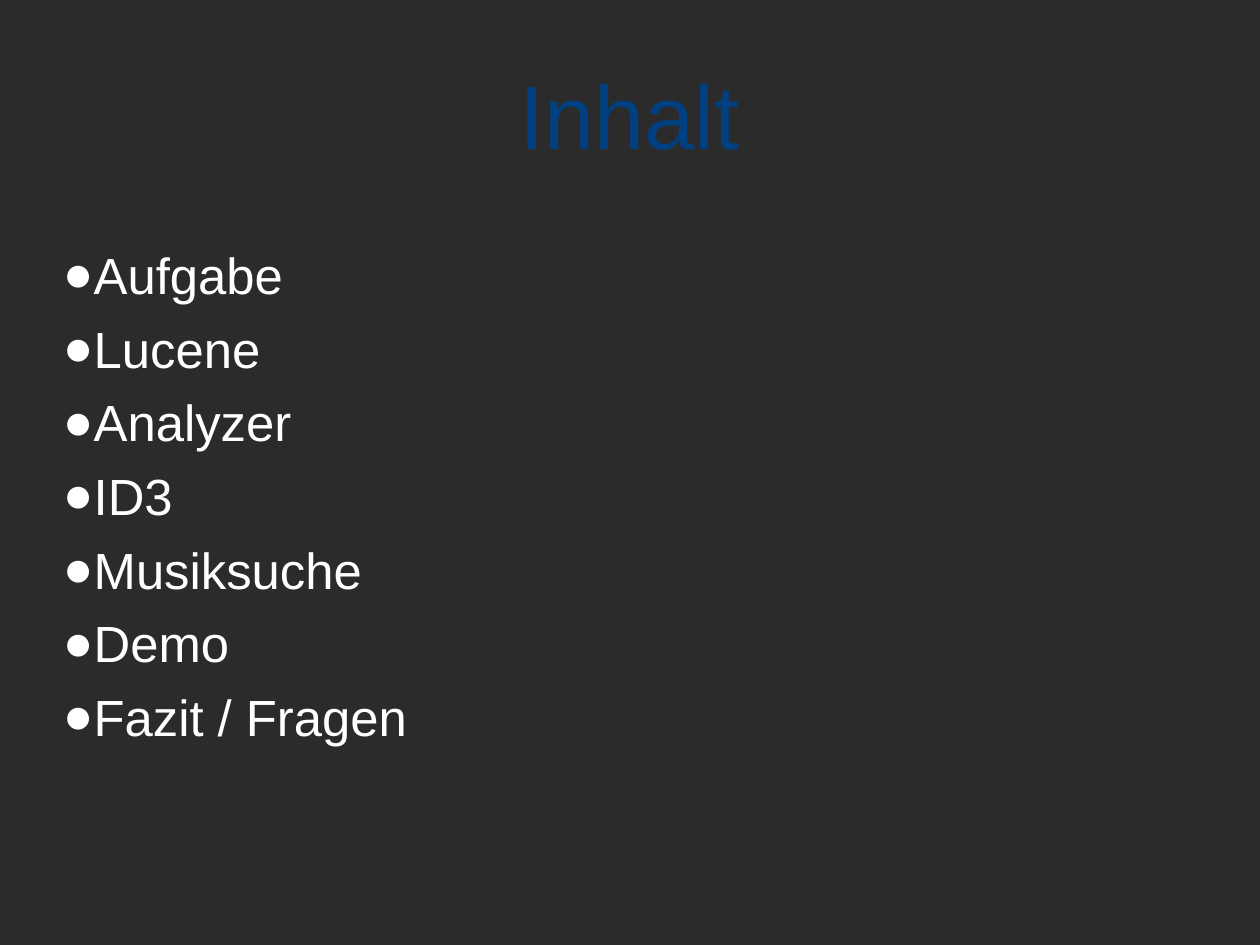
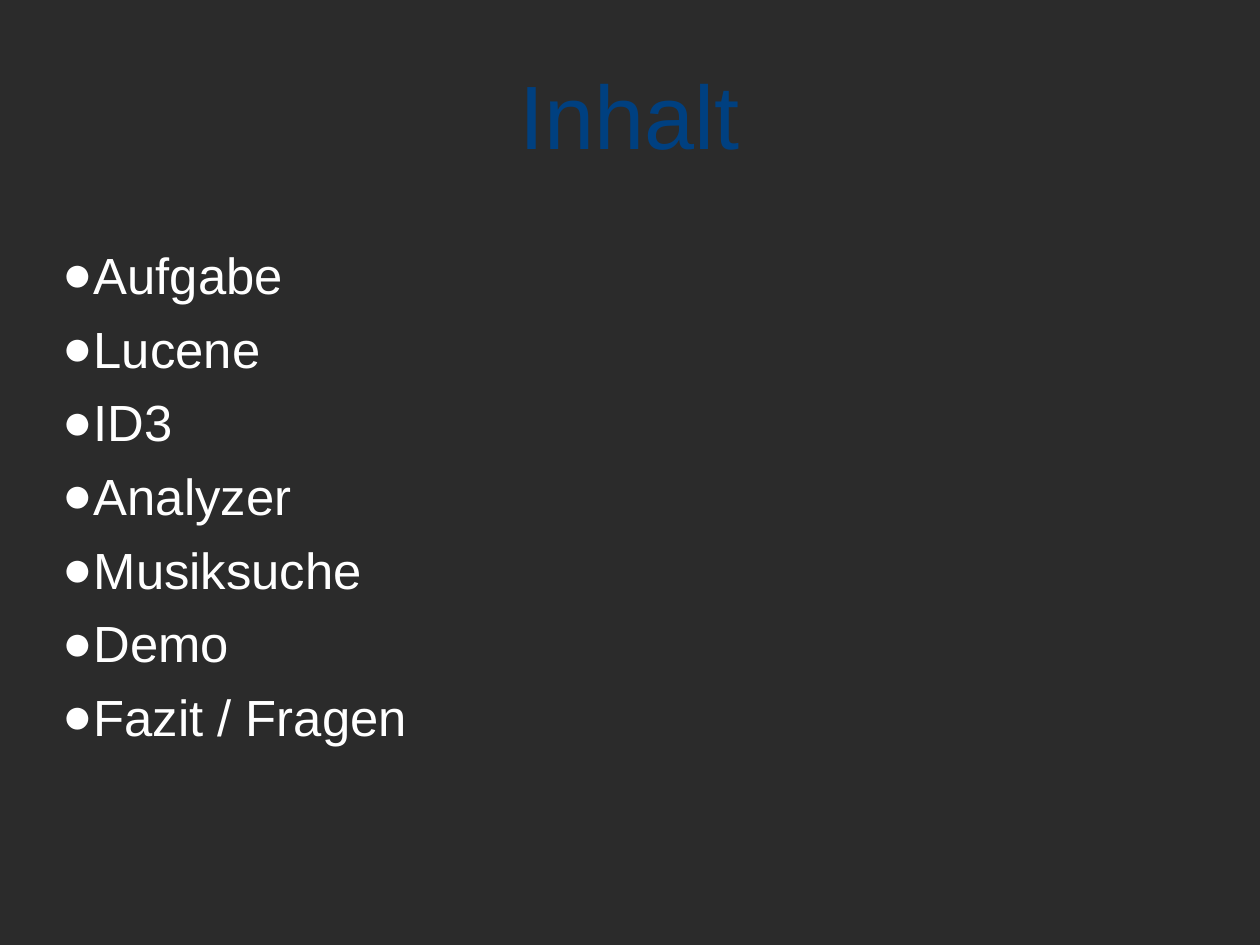
Before and after one commit to spitzbueb/Information_Retrieval, a slide deck: slide 2 of Präsentation/Präsentation.odp. Drawn at 1260x945 pixels with LibreOffice and Linux fonts; fonts in the diff are those of the drawing; background and template pictures are left out; a plain dark background stands for a picture behind light text. Boxes give left, top, right and bottom in pixels: in the first picture for what was removed or moved away, otherwise in the second. Text is boxed around its words. In the diff, an @@ line names an element or a change of style, - is before the commit and + after.

```diff
--- a/Präsentation/Präsentation.odp
+++ b/Präsentation/Präsentation.odp
@@ subtitle at <box>63,405,173,442</box>: paragraph added @@
+● ID3
@@ subtitle at <box>63,479,173,516</box>: paragraph removed @@
-● ID3
```
Also in this commit, not shown: 17 slides added.
